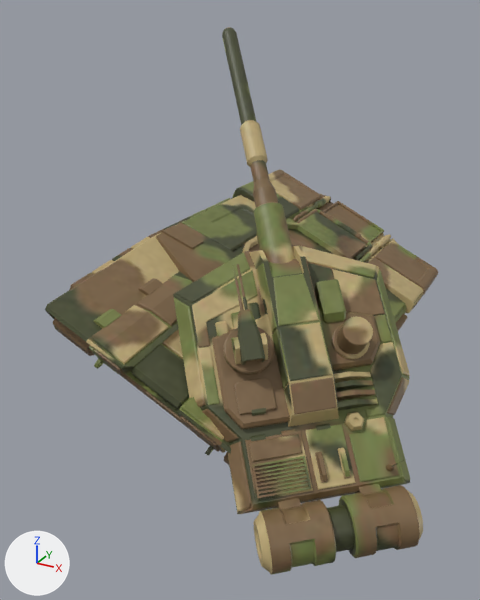
The FBX model TankWar2/Resources/fbx/LoseTank.fbx, before and after one commit.
The view is the same before and after, from a 50 mm camera at (0.0101, -0.0209, 0.0101) aimed at (0.0, -0.0024, 0.0009). The lights are fixed; the arrows at lower left show +X, +Y and +Z. Where no turn or scale is listed for an object, it has been applied to the vertices.

Objects in the first picture: 'TankBottom', 'TankTop'.
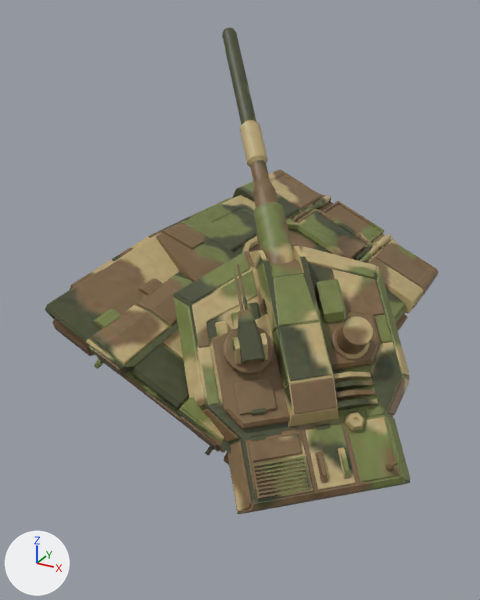
What differs and where, as boxes (x1, y1, x2, y2) in the pictures (480 x 600 px):
'TankTop', reshaped
    before: (173, 27, 423, 575)
    after: (173, 27, 410, 514)
part 1 of me_mesh_001, deleted (brown)
    before: (254, 483, 423, 575)

The change, as a list of edits to the scene's bpy script:
```text
Change me_mesh_001:
    used by ob_tanktop; location = (0.00347, -0.00556, 0.00118)
    remove me_mesh_001.from_pydata(...)  # 2196 vertices, 1952 faces; spans x -0.00594..0.00434, y -0.00406..0.00661, z -0.00441..0.00829
    add me_mesh_001.from_pydata(...)  # 1781 vertices, 1522 faces; spans x -0.00594..0.0038, y -0.00374..0.00661, z -0.00421..0.00829
    me_mesh_001 part 1: 415 vertices removed from x 0.00037..0.00434, y -0.00406..-0.00045, z -0.00441..-0.00258
```
